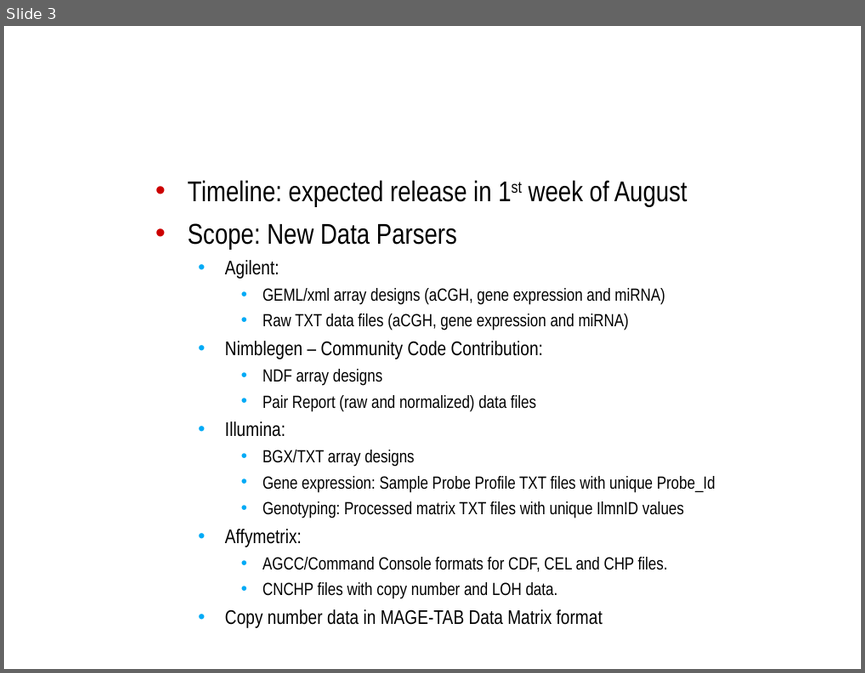
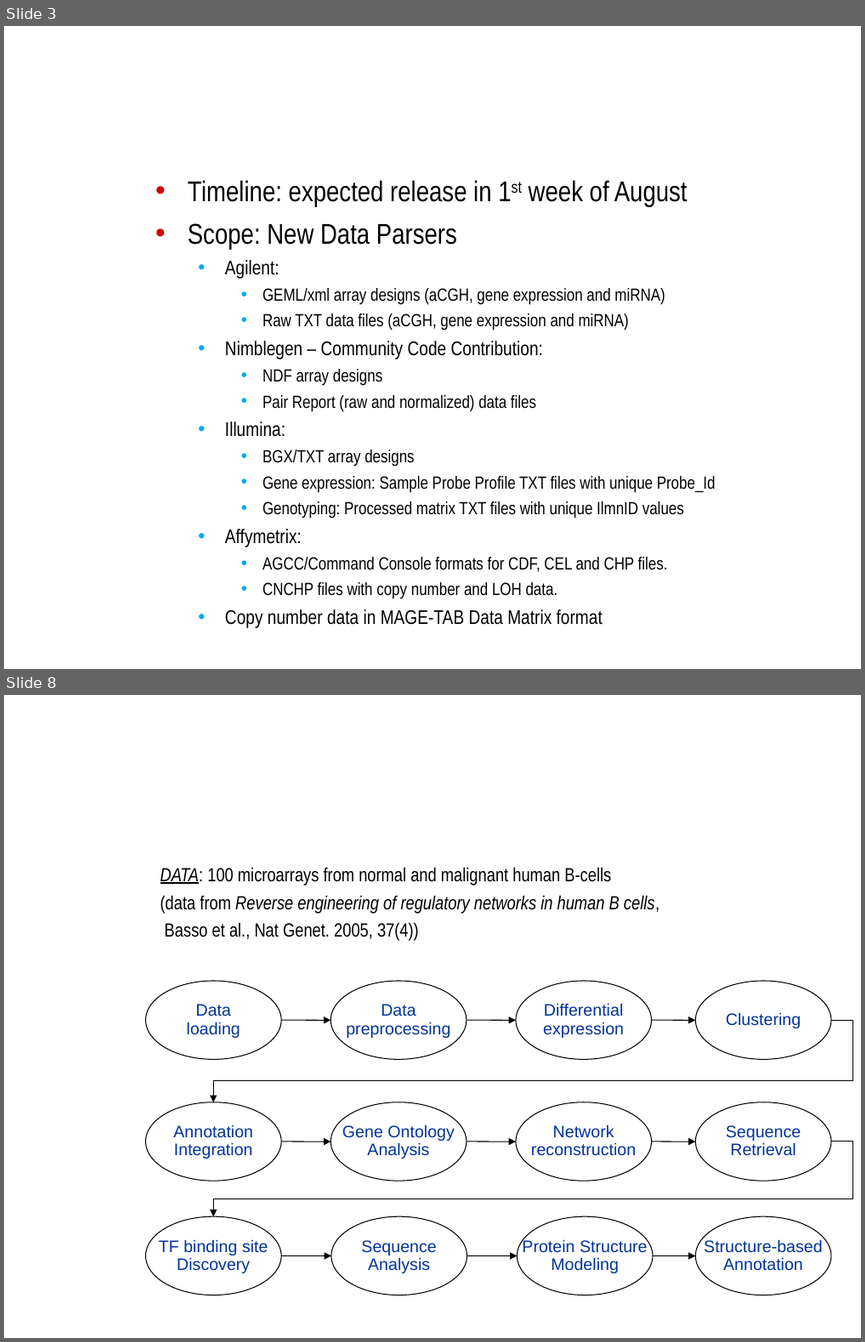
Before and after one commit to NCIP/caarray-docs, a slide deck: project_management/open_meetings/caArray User Community Meeting 2010.06.02.ppt. Shown one above the other, each under a label of ours: slide 3 before the commit, slides 3 and 8 after it; the slides between them are not shown. The pictures are 865x673 and 865x1342 pixels, drawn with LibreOffice and Linux fonts; fonts in the diff are those of the drawing; background and template pictures are left out. Boxes give left, top, right and bottom in pixels: in the first picture for what was removed or moved away, otherwise in the second. Text is boxed around its words. In the diff, an @@ line names an element or a change of style, - is before the commit and + after.

```diff
--- a/project_management/open_meetings/caArray User Community Meeting 2010.06.02.ppt
+++ b/project_management/open_meetings/caArray User Community Meeting 2010.06.02.ppt
@@ slide 8 added at <box>4,695,861,1338</box>, background picture (left out) @@
@@ text added at <box>154,695,846,823</box>, 32 pt, text #FFFFFF, bold @@
+Example Workflow in geWorkbench
@@ text added at <box>160,867,659,941</box>, 16 pt, text #000000 @@
+DATA: 100 microarrays from normal and malignant human B-cells
+(data from Reverse engineering of regulatory networks in human B cells,
+Basso et al., Nat Genet. 2005, 37(4))
@@ ellipse added at <box>145,981,281,1059</box>, outline #000000 0.74 pt, 14 pt, text #003399 @@
+Data
+loading
@@ ellipse added at <box>330,981,466,1059</box>, outline #000000 0.74 pt, 14 pt, text #003399 @@
+Data
+preprocessing
@@ ellipse added at <box>516,981,651,1059</box>, outline #000000 0.74 pt, 14 pt, text #003399 @@
+Differential
+expression
@@ ellipse added at <box>695,981,831,1059</box>, outline #000000 0.74 pt, 14 pt, text #003399 @@
+Clustering
@@ elbow arrow added from (831, 1020) to (213, 1102), #000000 0.74 pt @@
@@ arrow added from (282, 1020) to (330, 1020), #000000 0.74 pt @@
@@ arrow added from (466, 1020) to (516, 1020), #000000 0.74 pt @@
@@ arrow added from (652, 1020) to (695, 1020), #000000 0.74 pt @@
@@ ellipse added at <box>145,1102,281,1181</box>, outline #000000 0.74 pt, 14 pt, text #003399 @@
+Annotation
+Integration
@@ ellipse added at <box>330,1102,466,1181</box>, outline #000000 0.74 pt, 14 pt, text #003399 @@
+Gene Ontology
+Analysis
@@ ellipse added at <box>516,1102,651,1181</box>, outline #000000 0.74 pt, 14 pt, text #003399 @@
+Network
+reconstruction
@@ ellipse added at <box>695,1102,831,1181</box>, outline #000000 0.74 pt, 14 pt, text #003399 @@
+Sequence
+Retrieval
@@ elbow arrow added from (831, 1141) to (213, 1216), #000000 0.74 pt @@
@@ arrow added from (282, 1141) to (330, 1141), #000000 0.74 pt @@
@@ arrow added from (466, 1141) to (516, 1141), #000000 0.74 pt @@
@@ arrow added from (652, 1141) to (695, 1141), #000000 0.74 pt @@
@@ ellipse added at <box>145,1216,281,1295</box>, outline #000000 0.74 pt, 14 pt, text #003399 @@
+TF binding site
+Discovery
@@ ellipse added at <box>331,1216,466,1295</box>, outline #000000 0.74 pt, 14 pt, text #003399 @@
+Sequence
+Analysis
@@ ellipse added at <box>517,1216,653,1295</box>, outline #000000 0.74 pt, 14 pt, text #003399 @@
+Protein Structure
+Modeling
@@ ellipse added at <box>695,1216,831,1295</box>, outline #000000 0.74 pt, 14 pt, text #003399 @@
+Structure-based
+Annotation
@@ arrow added from (282, 1255) to (331, 1255), #000000 0.74 pt @@
@@ arrow added from (466, 1255) to (517, 1255), #000000 0.74 pt @@
@@ arrow added from (653, 1255) to (695, 1255), #000000 0.74 pt @@
```
Also in this commit, not shown: 6 other slides added, 1 slide removed.
